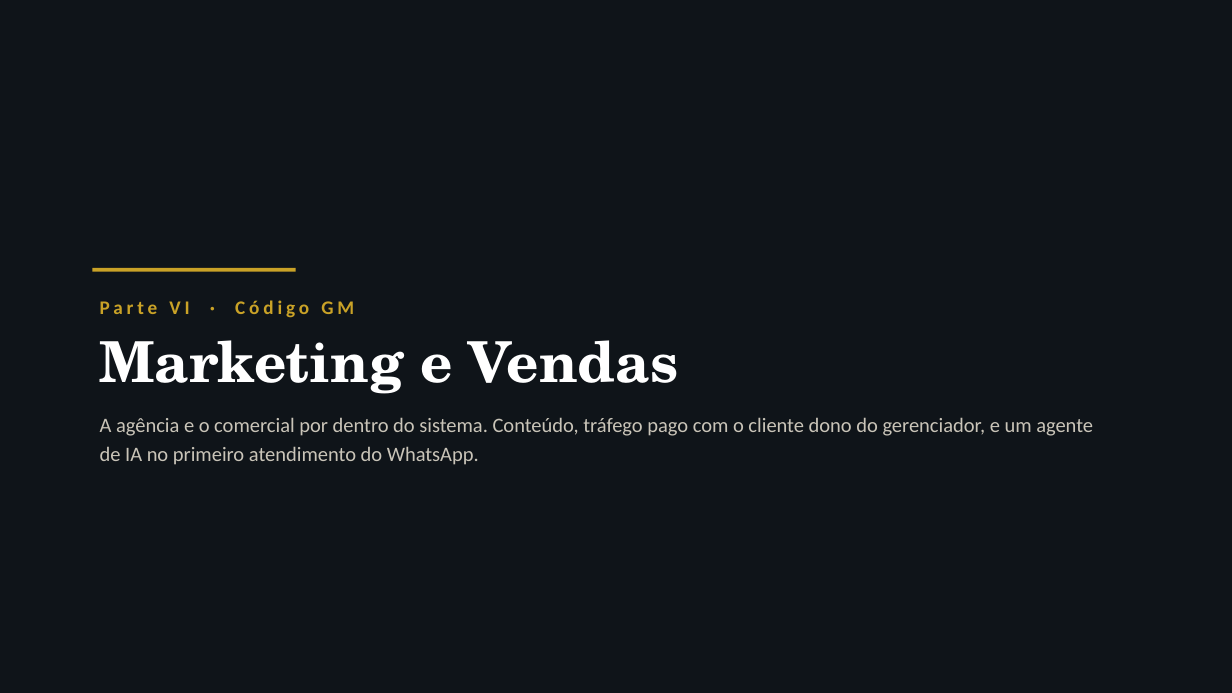
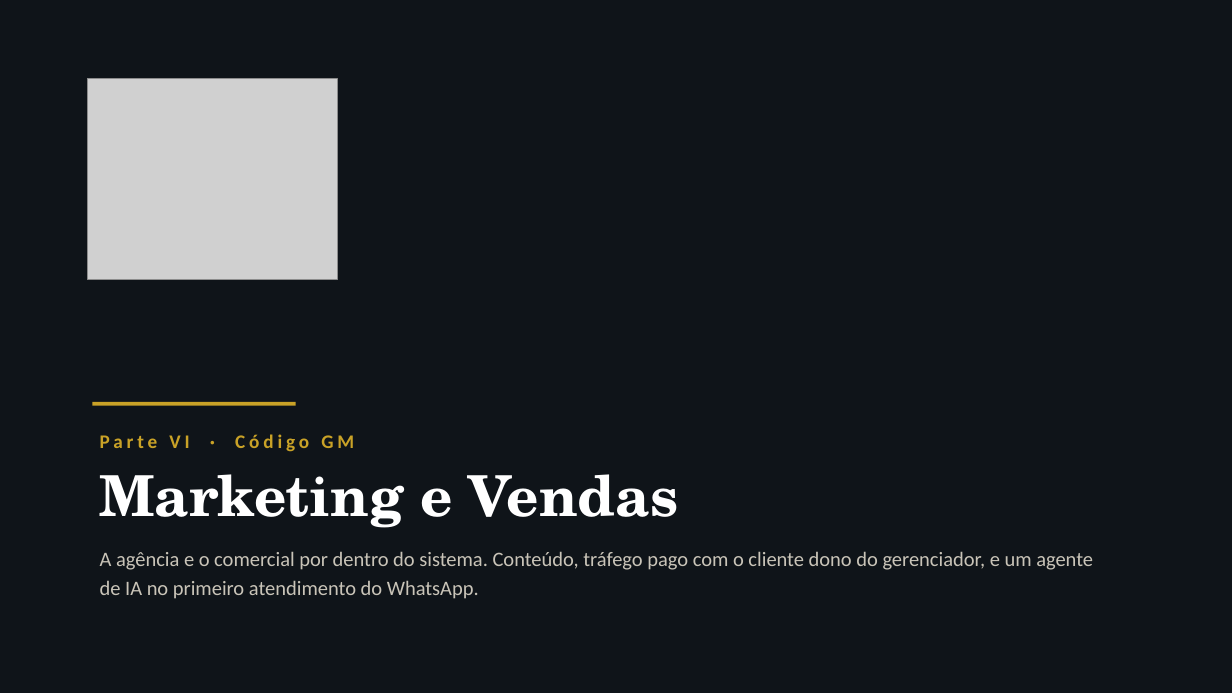
Before and after one commit to gibasenaprodutosdigitais-jpg/gilbertoos, a slide deck: slide 27 of Projetos Gsena Tec/oceo/apresentacao/OCEO - A Obra Completa (apresentacao).pptx. Drawn at 1232x693 pixels with LibreOffice and Linux fonts; fonts in the diff are those of the drawing; grey boxes stand for pictures. Boxes give left, top, right and bottom in pixels: in the first picture for what was removed or moved away, otherwise in the second. Text is boxed around its words. In the diff, an @@ line names an element or a change of style, - is before the commit and + after.

```diff
--- a/Projetos Gsena Tec/oceo/apresentacao/OCEO - A Obra Completa (apresentacao).pptx
+++ b/Projetos Gsena Tec/oceo/apresentacao/OCEO - A Obra Completa (apresentacao).pptx
@@ picture added at bbox=[88, 79, 337, 280] @@
@@ rectangle: place and size @@
-rectangle at bbox=[92, 268, 296, 272]
+rectangle at bbox=[92, 402, 296, 406]
@@ text "Parte VI · Código GM": place and size @@
-text "Parte VI · Código GM" at bbox=[100, 300, 1093, 465]
+text "Parte VI · Código GM" at bbox=[100, 434, 1093, 599]
```
Also in this commit, not shown: 4 other slides changed, 10 other files.
